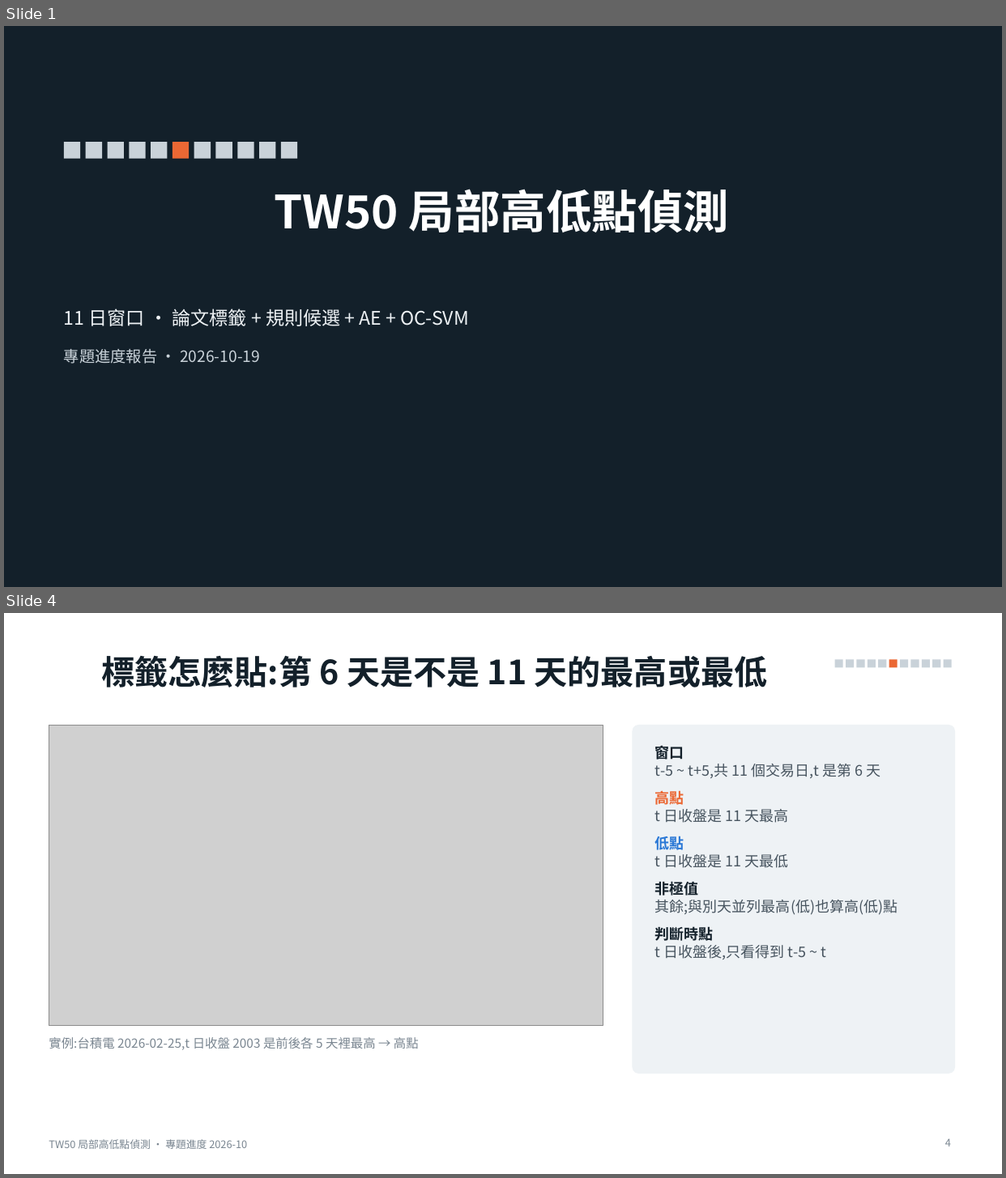
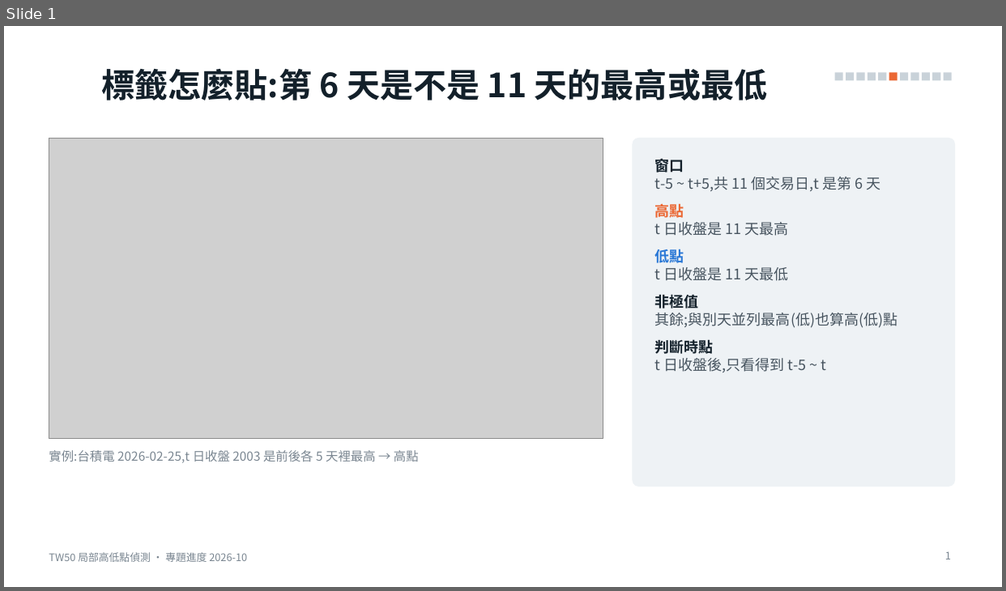
Before and after one commit to alextixu/fcukproject, a slide deck: method_kline_peak/report/TW50_局部高低點_專題進度.pptx. Shown one above the other, each under a label of ours: slides 1 and 4 before the commit, slide 1 after it; the slides between them are not shown. The pictures are 1006x1178 and 1006x591 pixels, drawn with LibreOffice and Linux fonts; fonts in the diff are those of the drawing; grey boxes stand for pictures. Boxes give left, top, right and bottom in pixels: in the first picture for what was removed or moved away, otherwise in the second. Text is boxed around its words. In the diff, an @@ line names an element or a change of style, - is before the commit and + after.

```diff
--- a/method_kline_peak/report/TW50_局部高低點_專題進度.pptx
+++ b/method_kline_peak/report/TW50_局部高低點_專題進度.pptx
@@ slide 1 removed at (4,26,1002,587), background #13202A @@
@@ rectangle removed at (64,142,80,159) @@
@@ rectangle removed at (86,142,102,159) @@
@@ rectangle removed at (108,142,124,159) @@
@@ rectangle removed at (129,142,146,159) @@
@@ rectangle removed at (151,142,167,159) @@
@@ rectangle removed at (172,142,189,159) @@
@@ rectangle removed at (194,142,211,159) @@
@@ rectangle removed at (216,142,232,159) @@
@@ rectangle removed at (237,142,254,159) @@
@@ rectangle removed at (259,142,275,159) @@
@@ rectangle removed at (281,142,297,159) @@
@@ title removed at (274,189,729,233) @@
-TW50 局部高低點偵測
@@ text removed at (64,309,469,364) @@
-11 日窗口 · 論文標籤 + 規則候選 + AE + OC-SVM
-專題進度報告 · 2026-10-19
@@ what was slide 4 is now slide 1 @@
@@ page number at (945,552,951,560): text changed @@
-4
+1
```
Also in this commit, not shown: 5 slides changed, 5 other slides removed, 7 other files.
